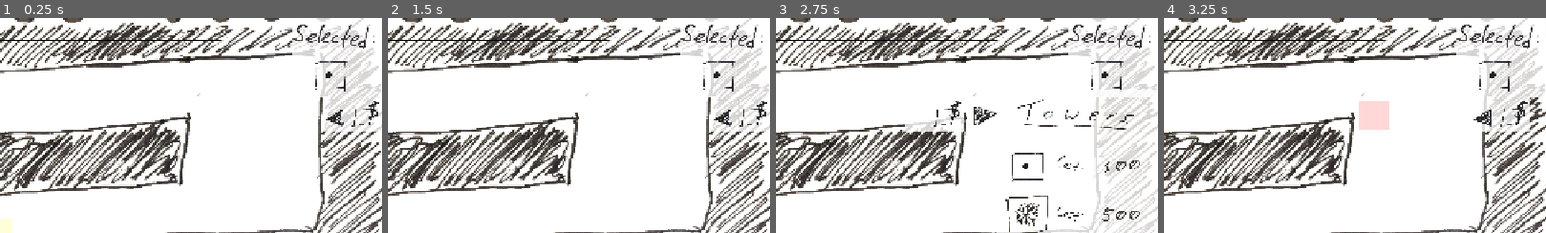
Above: before the commit, frames 1-4 (left to right).
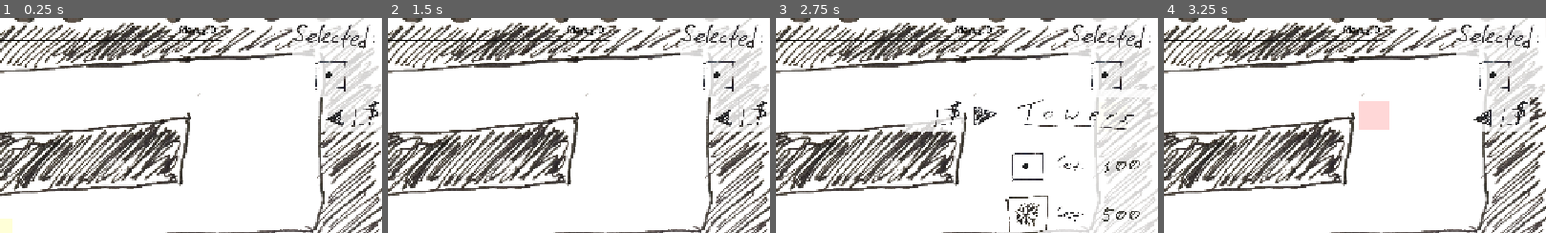
Above: after the commit, the same moments.

Repository: OzuYatamutsu/notebook-tower-defense
Game: Godot game, scene res://levels/level_cools.tscn
Same seed, same stepped clock (60 frames per second), same inputs: the game is played once before the commit and once after it. This scene is started directly instead of the project's main scene.
Inputs (mouse positions are % of the whole screen's width and height, from its top left):
- Up to frame 1 (0.25 s): no input
- Up to frame 2 (1.5 s): click "SFX: ON" at 0.5 s; click (98, 22) at 1.25 s
- Up to frame 3 (2.75 s): click (94, 23) at 2 s
- Up to frame 4 (3.25 s): click (77, 23) at 2.75 s
The pictures show only the part of the screen within x 50-100%, y 0-50%; the shares and areas given below are measured in that part.

The runs differ from the first frame. In frame 1, 0.2% of the frame differs, in the area x 47-57%, y 3-8%; in frame 2, 0.2%; in frame 3, 0.2%; in frame 4, 0.2%.
Error in both runs: Attempt to call function 'set_max_time' in base 'null instance' on a null instance. (res://levels/level.gd:50)

Commit message:
Update money meter ui position

Diff:
--- a/components/ui.tscn
+++ b/components/ui.tscn
@@ -62,10 +62,10 @@
 anchors_preset = 3
 anchor_left = 1.0
 anchor_top = 1.0
-offset_left = 511.0
-offset_top = 27.0
-offset_right = 511.0
-offset_bottom = 27.0
+offset_left = 794.0
+offset_top = 85.0
+offset_right = 794.0
+offset_bottom = 85.0
 grow_horizontal = 0
 grow_vertical = 0
 scale = Vector2(0.3, 0.3)
